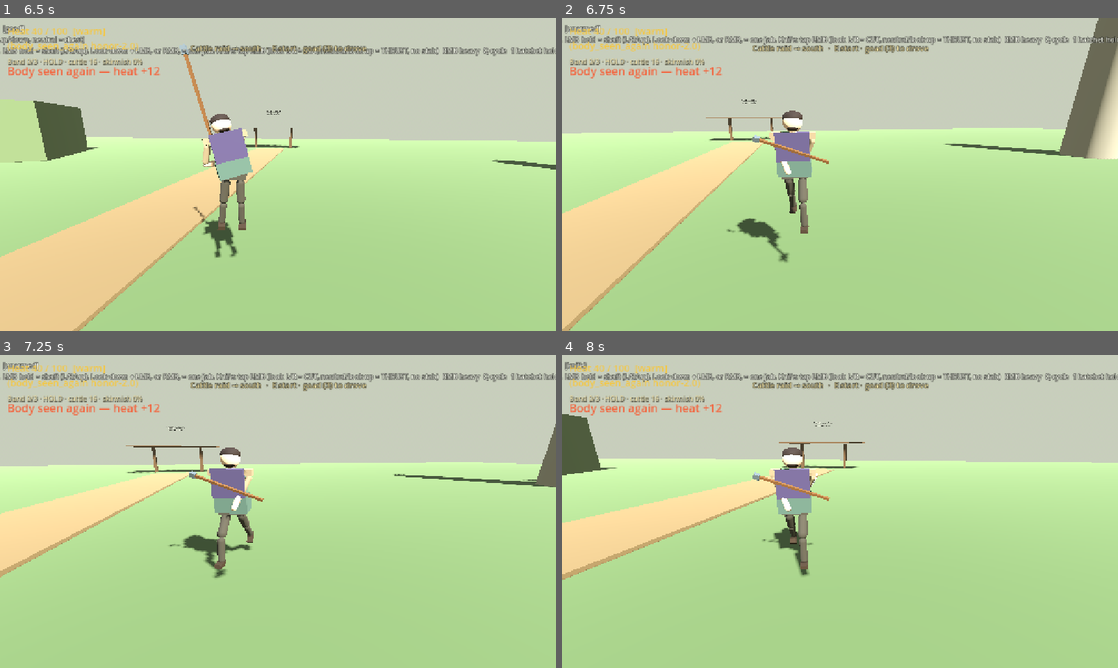
Above: before the commit, frames 1-4 (two rows, left to right).
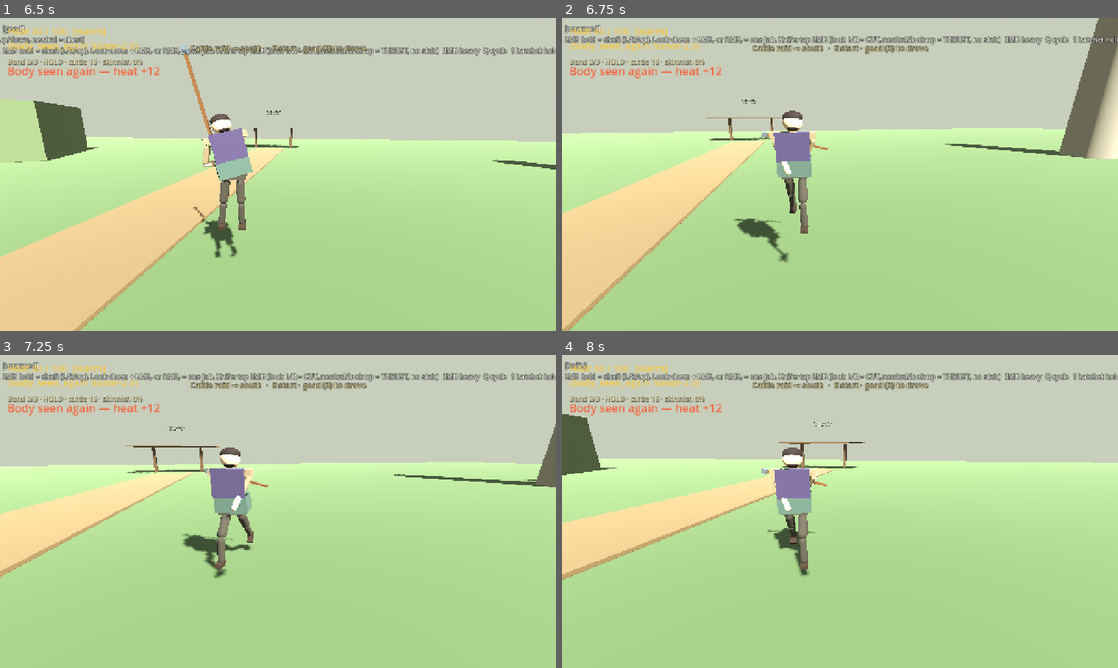
Above: after the commit, the same moments.

Repository: fortins4/devPlayground
Game: Godot game, scene res://scenes/main/main.tscn
The game is run twice, just before and just after one commit, with the same random seed, the same clock (stepped at 60 frames per second) and the same inputs.
Inputs (mouse positions are in pixels of both pictures, inside the frame that each line leads up to):
- Up to frame 1 (6.5 s): tap Enter at 0.5 s; move the mouse to (305, 174) at 0.52 s; hold Right mouse button (attack_heavy) 0.53-1.28 s; hold W (move_forward) 0.53-5.78 s; click (305, 174) at 0.67 s; tap Space (jump) at 0.77, 1.52, 3.02, 3.77, 4.52, 6.02 s; move the mouse to (250, 174) at 1.27 s; click (250, 174) at 1.35 s; move the mouse to (289, 168) at 2.02 s; hold H (band_toggle) 2.03-2.78 s; move the mouse to (272, 180) at 2.77 s; tap Ctrl (crouch) at 2.85 s; click (272, 180) at 2.92 s; move the mouse to (316, 177) at 3.52 s; hold Q (cycle_weapon) 3.53-4.28 s; move the mouse to (233, 171) at 4.27 s; tap E (interact) at 4.35 s; move the mouse to (283, 174) at 5.02 s; hold Shift (sprint) 5.03-5.78 s; click (283, 174) at 5.17 s; move the mouse to (255, 168) at 5.77 s; hold D (move_right) from 5.78 s (still down); tap 3 (weapon_goad) at 5.85 s
- Up to frame 2 (6.75 s): move the mouse to (867, 174) at 6.52 s; release D (move_right) at 6.53 s; hold W (move_forward) from 6.53 s (still down); hold 1 (weapon_hatchet) from 6.53 s (still down)
- Up to frame 3 (7.25 s): keep holding W (move_forward); keep holding 1 (weapon_hatchet); tap Space (jump) at 6.77 s
- Up to frame 4 (8 s): keep holding W (move_forward); move the mouse to (812, 511) at 7.27 s; release 1 (weapon_hatchet) at 7.28 s; tap 2 (weapon_knife) at 7.35 s; click (812, 511) at 7.42 s; tap Space (jump) at 7.52 s

Frame 1 is identical in both runs. In frame 2, 0.3% of the frame differs, in the area x 29-48%, y 36-69%; in frame 3, 0.3%; in frame 4, 0.3%, in the area x 34-49%, y 36-61%.

Commit message:
feat(combat): sit the stowed goad behind the back

Diff:
--- a/scripts/characters/shared/kerne_mesh_builder.gd
+++ b/scripts/characters/shared/kerne_mesh_builder.gd
@@ -268,13 +268,12 @@
 		bk_b.position = Vector3(0.0, -0.12, 0.0)
 		belt_knife.add_child(bk_b)
 
-		# Goad stowed on back when not active (silhouette of cattle kit)
+		# Goad stowed on the back. Face is +Z, so the shaft stays on -Z,
+		# behind the torso, and only rolls across the shoulders.
 		var back_goad := Node3D.new()
 		back_goad.name = "BackGoad"
-		# Diagonal across the upper back. +Z is the cloak side. Not upright
-		# past the skull and not out in front of the face.
-		back_goad.position = Vector3(0.02, 0.30, 0.26)
-		back_goad.rotation_degrees = Vector3(16.0, -6.0, 70.0)
+		back_goad.position = Vector3(0.0, 0.34, -0.30)
+		back_goad.rotation_degrees = Vector3(0.0, 0.0, 76.0)
 		torso.add_child(back_goad)
 		var goad_mesh := BoxMesh.new()
 		goad_mesh.size = Vector3(0.035, 1.05, 0.035)
@@ -284,7 +283,7 @@
 		var tip_mesh := BoxMesh.new()
 		tip_mesh.size = Vector3(0.07, 0.08, 0.07)
 		var tip_mi := _mesh_inst(tip_mesh, iron, "Tip")
-		tip_mi.position = Vector3(0.0, 0.52, 0.0)
+		tip_mi.position = Vector3(0.0, 0.50, 0.0)
 		back_goad.add_child(tip_mi)
 
 	return {
